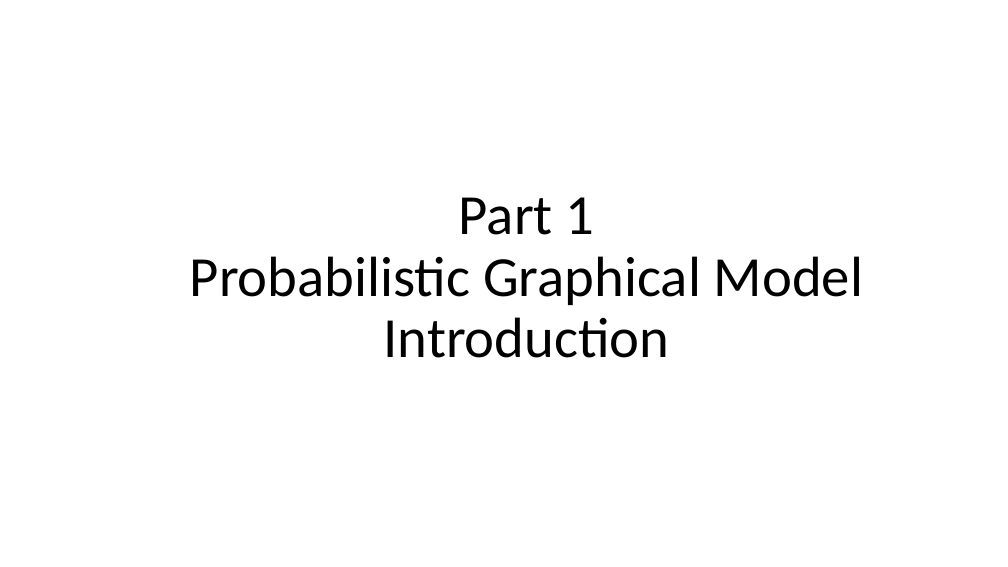
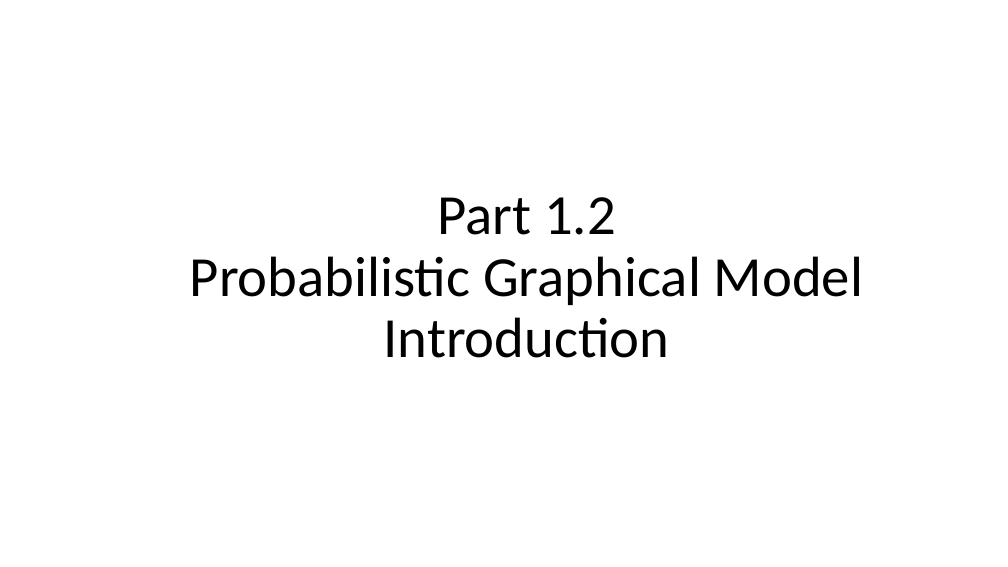
Before and after one commit to nguyenduyhanlam/Probabilistic_Graphical_Models, a slide deck: slide 7 of NguyenDuyHanLam_196005004/baocao.pptx (slide 3 before the commit). Drawn at 1008x567 pixels with LibreOffice and Linux fonts; fonts in the diff are those of the drawing. Boxes give left, top, right and bottom in pixels: in the first picture for what was removed or moved away, otherwise in the second. Text is boxed around its words. In the diff, an @@ line names an element or a change of style, - is before the commit and + after.

Commit message:
update

```diff
--- a/NguyenDuyHanLam_196005004/baocao.pptx
+++ b/NguyenDuyHanLam_196005004/baocao.pptx
@@ title at (190, 197, 863, 358): text changed @@
-Part 1
-Probabilistic Graphical Model Introduction
+Part 1.2
+Probabilistic Graphical Model Introduction
```
Also in this commit, not shown: 1 other slide changed, 5 slides added, 1 slide removed.
